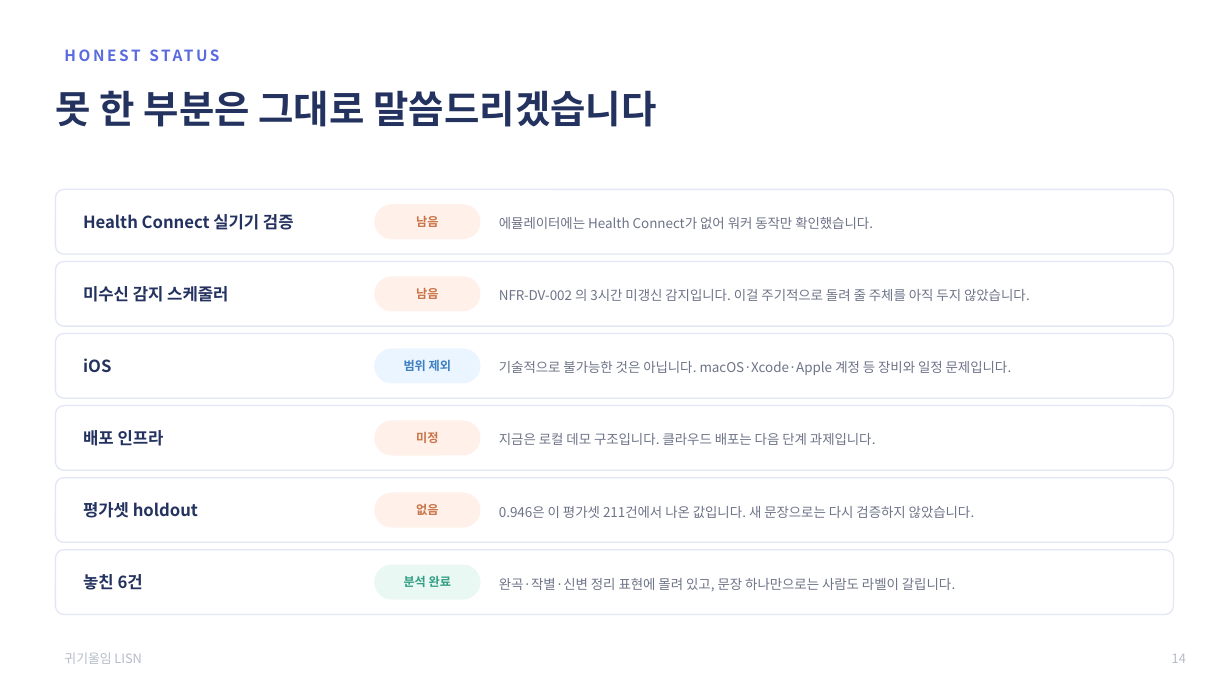
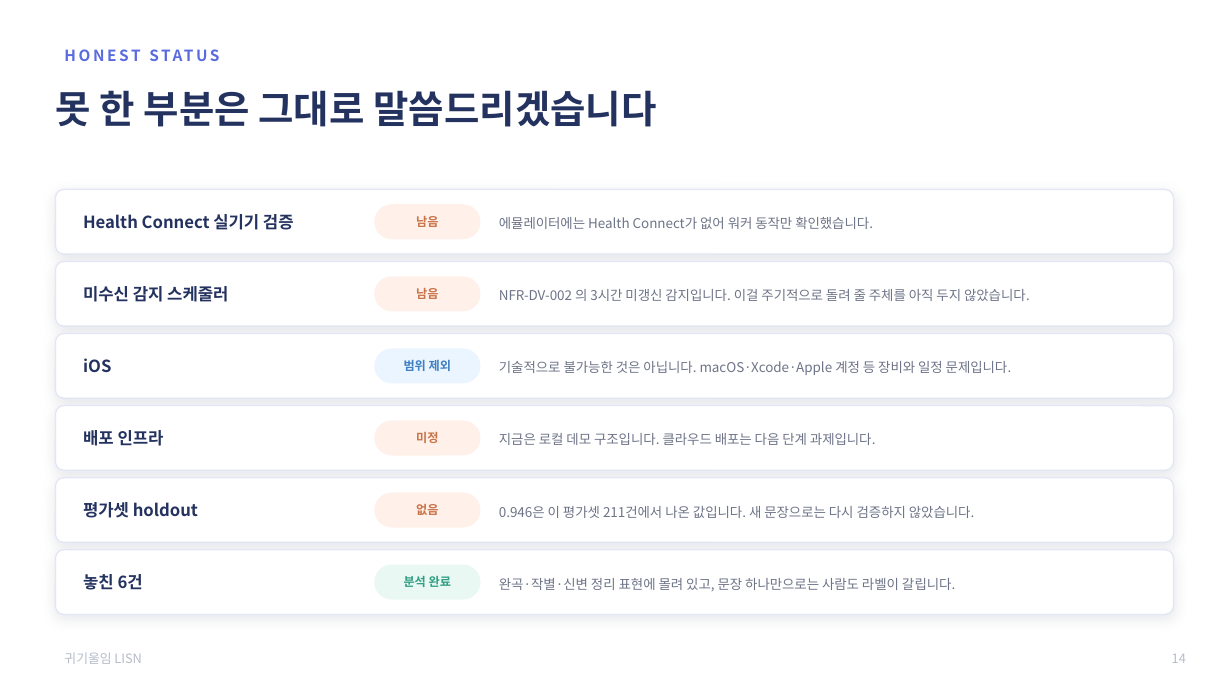
Before and after one commit to 2026-SMHRD-KDT-HealthCare-5/lisn, a slide deck: slide 15 of documents/최종발표자료_귀기울임.pptx. Drawn at 1232x693 pixels with LibreOffice and Linux fonts; fonts in the diff are those of the drawing. Boxes give left, top, right and bottom in pixels: in the first picture for what was removed or moved away, otherwise in the second. Text is boxed around its words. In the diff, an @@ line names an element or a change of style, - is before the commit and + after.

```diff
--- a/documents/최종발표자료_귀기울임.pptx
+++ b/documents/최종발표자료_귀기울임.pptx
@@ shadow on in 6 elements at [55,189,1174,254], [55,262,1174,326], [55,334,1174,398], [55,406,1174,470], [55,478,1174,543], [55,550,1174,615] @@
```
Also in this commit, not shown: 1 other slide changed, 2 other files.
